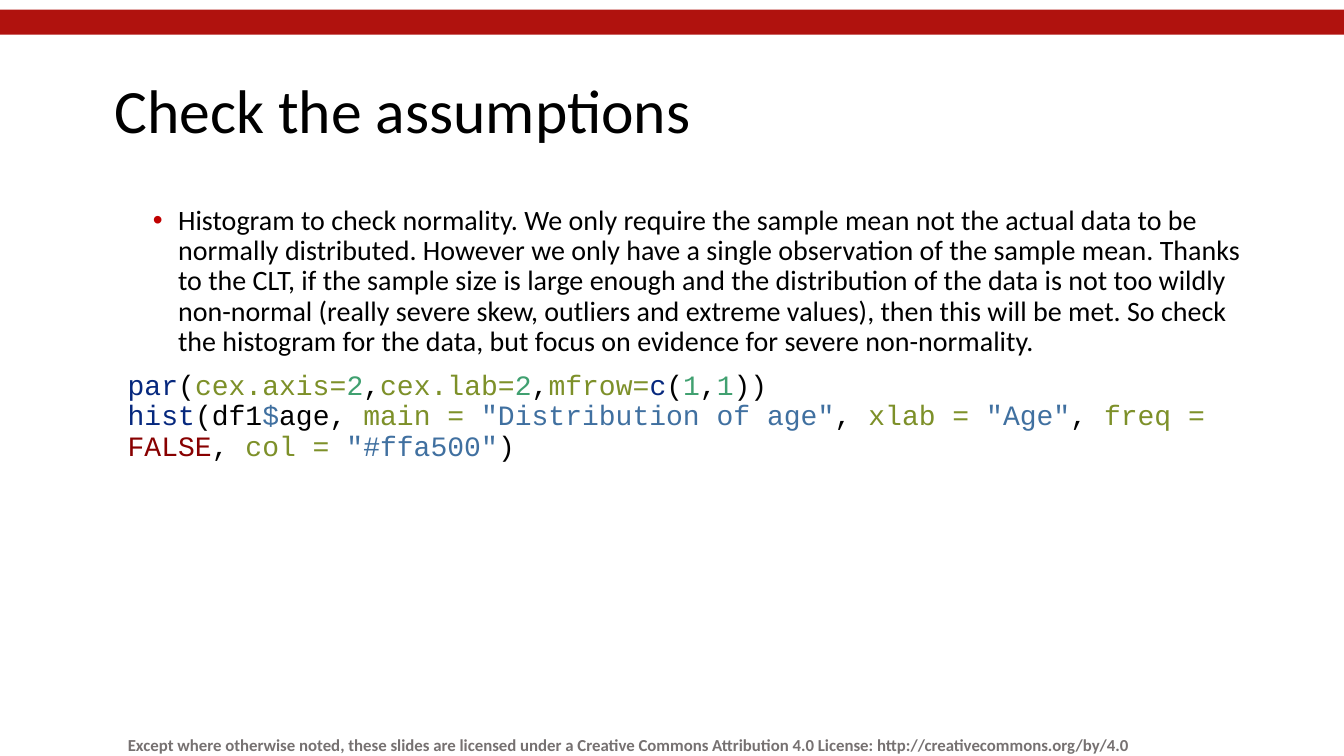
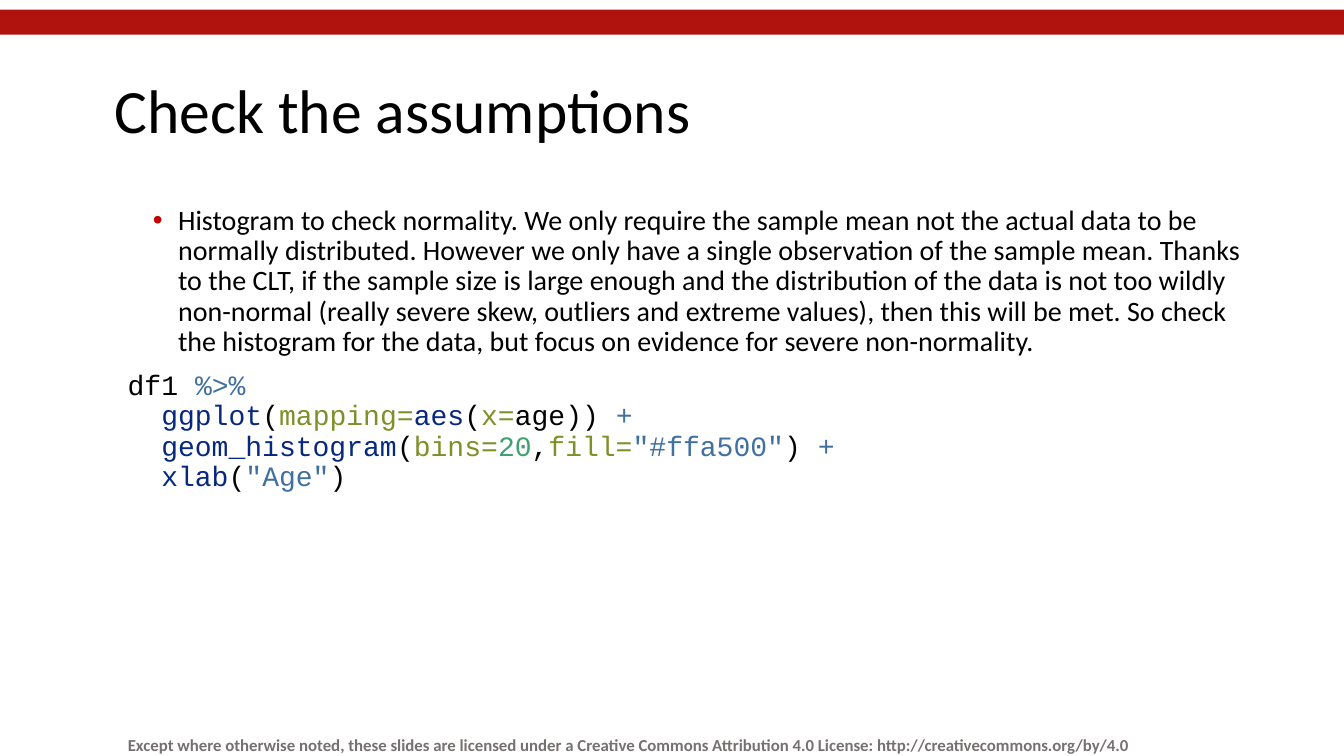
Before and after one commit to mlw-stats/R_And_Statistics_Training_2021, a slide deck: slide 17 of Session4/MLW_KUHeS_RandStatistics_Session4.pptx. Drawn at 1344x756 pixels with LibreOffice and Linux fonts; fonts in the diff are those of the drawing; background and template pictures are left out. Boxes give left, top, right and bottom in pixels: in the first picture for what was removed or moved away, otherwise in the second. Text is boxed around its words. In the diff, an @@ line names an element or a change of style, - is before the commit and + after.

Commit message:
ggplot for slides for Session4

```diff
--- a/Session4/MLW_KUHeS_RandStatistics_Session4.pptx
+++ b/Session4/MLW_KUHeS_RandStatistics_Session4.pptx
@@ text at (x1=128, y1=375, x2=801, y2=492): text changed; text colour #7D9029 to #06287E @@
-par(cex.axis=2,cex.lab=2,mfrow=c(1,1))
-hist(df1$age, main = "Distribution of age", xlab = "Age", freq = FALSE, col = "#ffa500")
+df1 %>%
+ggplot(mapping=aes(x=age)) +
+geom_histogram(bins=20,fill="#ffa500") +
+xlab("Age")
```
Also in this commit, not shown: 3 other slides changed.
